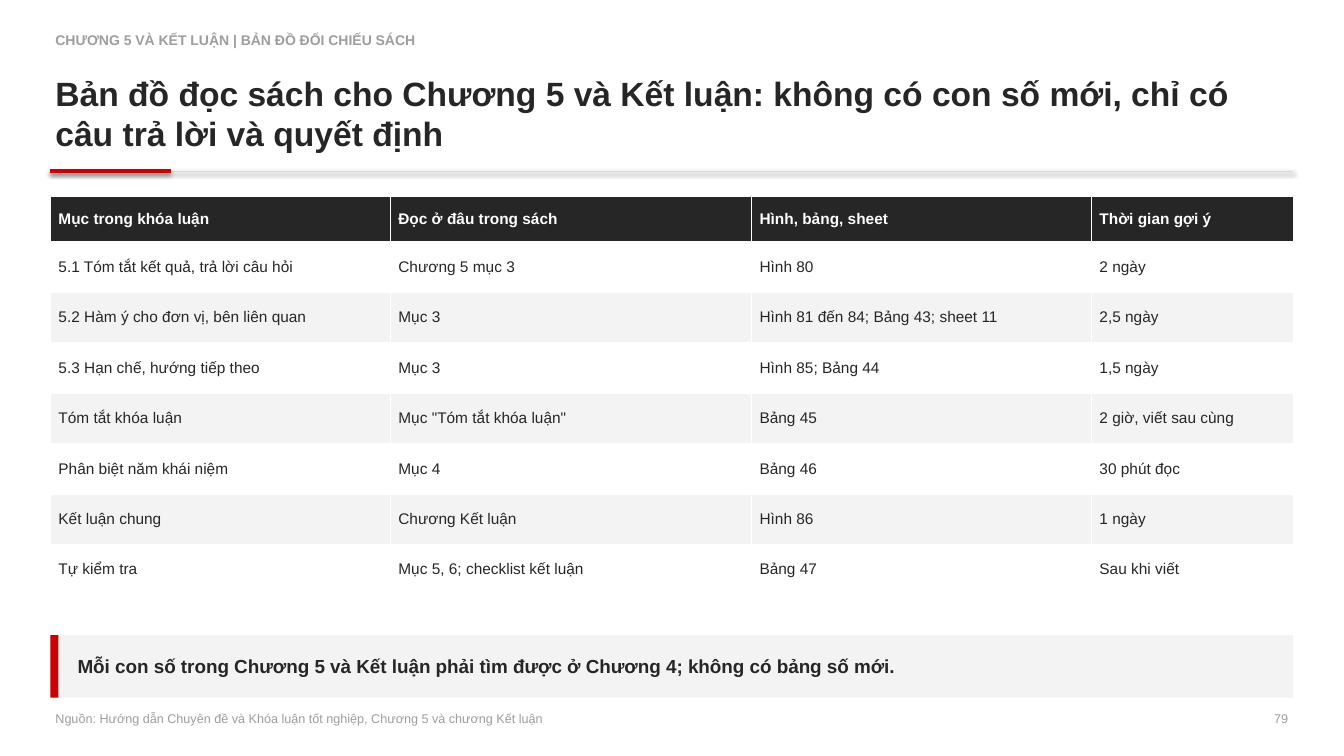
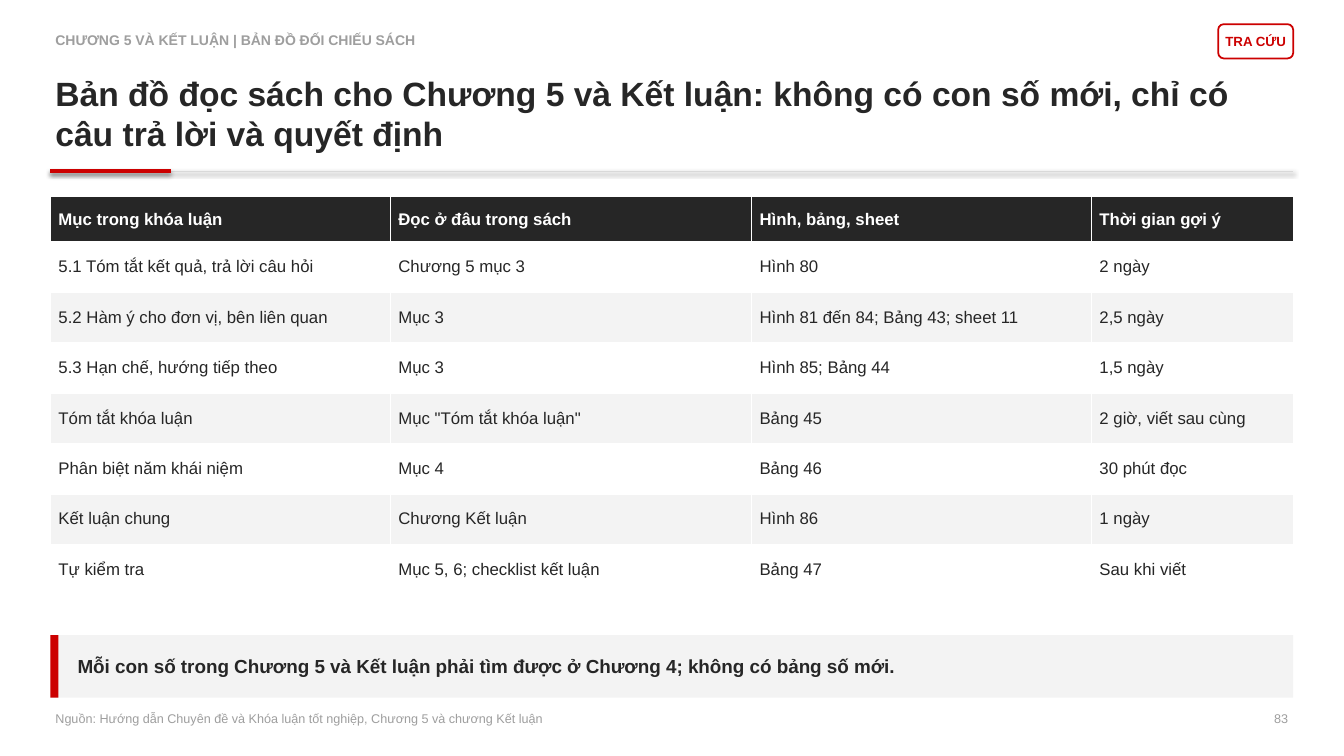
Before and after one commit to johnneinadlerr0353-bot/sachhuongdan, a slide deck: slide 83 of Core_Slide_2_HD2_Bain.pptx (slide 79 before the commit). Drawn at 1344x756 pixels with LibreOffice and Linux fonts; fonts in the diff are those of the drawing. Boxes give left, top, right and bottom in pixels: in the first picture for what was removed or moved away, otherwise in the second. Text is boxed around its words. In the diff, an @@ line names an element or a change of style, - is before the commit and + after.

```diff
--- a/Core_Slide_2_HD2_Bain.pptx
+++ b/Core_Slide_2_HD2_Bain.pptx
@@ rounded rectangle added at (x1=1219, y1=24, x2=1294, y2=58), fill #FFFFFF, outline #CC0000 1.25 pt, 9.5 pt, text #CC0000, bold @@
+TRA CỨU
@@ table at (x1=50, y1=197, x2=1293, y2=595) @@
@@ size 11 to 12 pt @@
@@ text at (x1=1274, y1=714, x2=1288, y2=723): text changed @@
-79
+83
```
Also in this commit, not shown: 93 other slides changed, 4 slides added, 1 other file.
